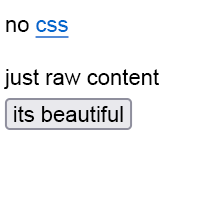
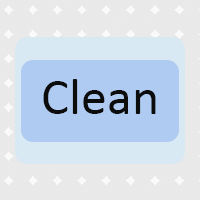
Layer changes from the first w=200, h=200 image to the second:
added group "Group 3" with 5 layers above "Group 1" over [4, 20, 159, 141]
hid group "Group 2" (2 layers), moved it into group "Group 3" over [4, 98, 133, 130]
painted on "Rectangle 2" over [4, 98, 133, 130]
hid "no css just raw content", moved it into group "Group 3" over [4, 20, 159, 89]
showed group "Group 1" (5 layers) over [0, 0, 200, 200]
painted on "Rectangle 1 copy" (1st of 2, in "Group 1") over [11, 34, 189, 166]
added layer "Rectangle 1 copy" (2nd of 2, in "Group 1") in group "Group 1" over [15, 37, 185, 164]
added layer "Layer 2" in group "Group 1" over [0, 0, 200, 200]
